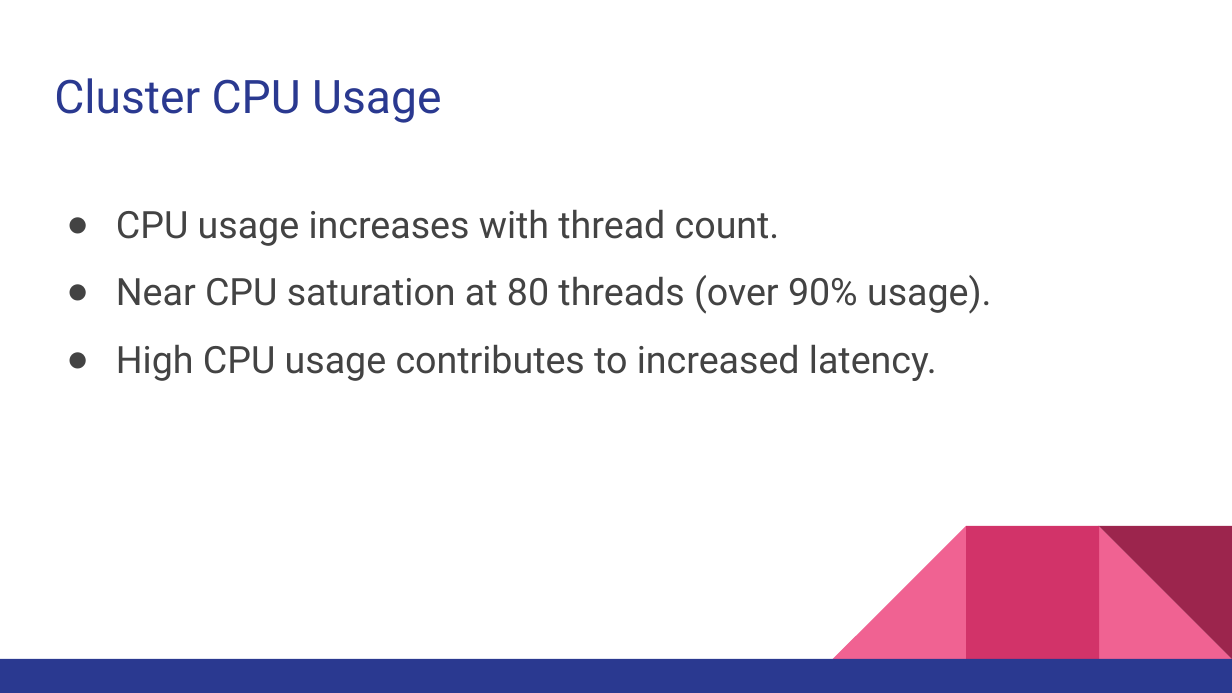
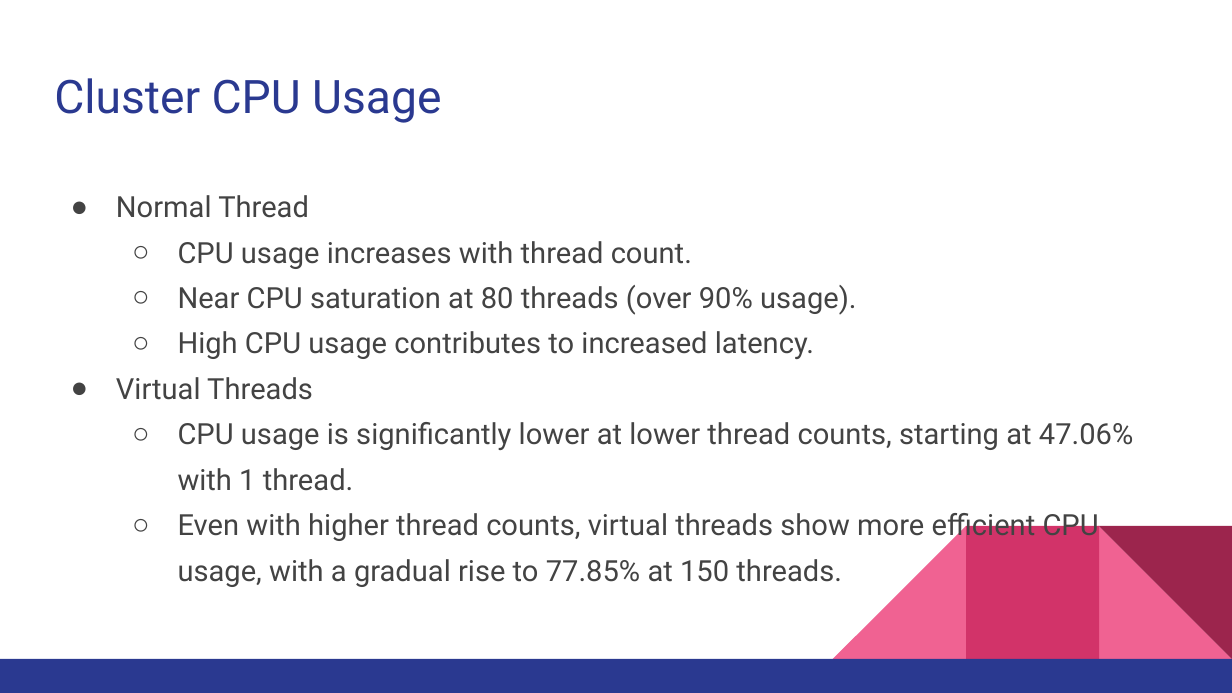
Before and after one commit to DanielBashary/concurrency-benchmark, a slide deck: slide 13 of Couchbase Metrics.pptx (slide 9 before the commit). Drawn at 1232x693 pixels with LibreOffice and Linux fonts; fonts in the diff are those of the drawing. Boxes give left, top, right and bottom in pixels: in the first picture for what was removed or moved away, otherwise in the second. Text is boxed around its words. In the diff, an @@ line names an element or a change of style, - is before the commit and + after.

```diff
--- a/Couchbase Metrics.pptx
+++ b/Couchbase Metrics.pptx
@@ text at (116, 195, 309, 218): paragraph added @@
+● Normal Thread
@@ text at (178, 241, 857, 359): size 22 to 17.1 pt in "CPU usage increases with thread count.", "Near CPU saturation at 80 threads (over ...", "High CPU usage contributes to increased latency."; bullet ● to ○; list level 1 to 2 in "CPU usage increases with thread ..."; line spacing 1.5 to 1.3; list level 1 to 2 in "Near CPU saturation at 80 ..."; list level 1 to 2 in "High CPU usage contributes to ..." @@
@@ text at (116, 377, 1133, 587): paragraphs added @@
+● Virtual Threads
+  ○ CPU usage is significantly lower at lower thread counts, starting at 47.06% with 1 thread.
+  ○ Even with higher thread counts, virtual threads show more efficient CPU usage, with a gradual rise to 77.85% at 150 threads.
```
Also in this commit, not shown: 3 other slides changed, 7 slides added, 2 slides removed, 5 other files.
